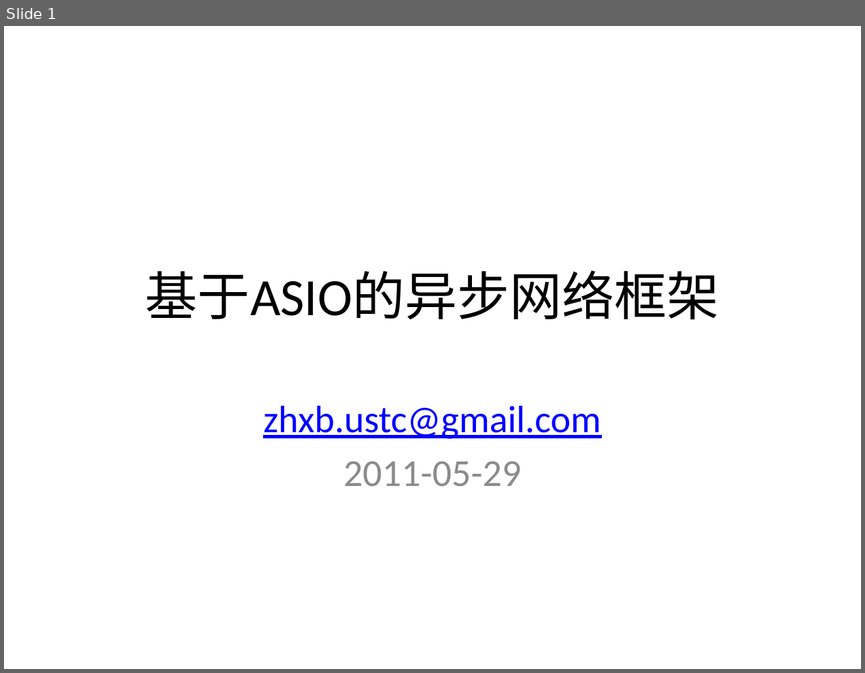
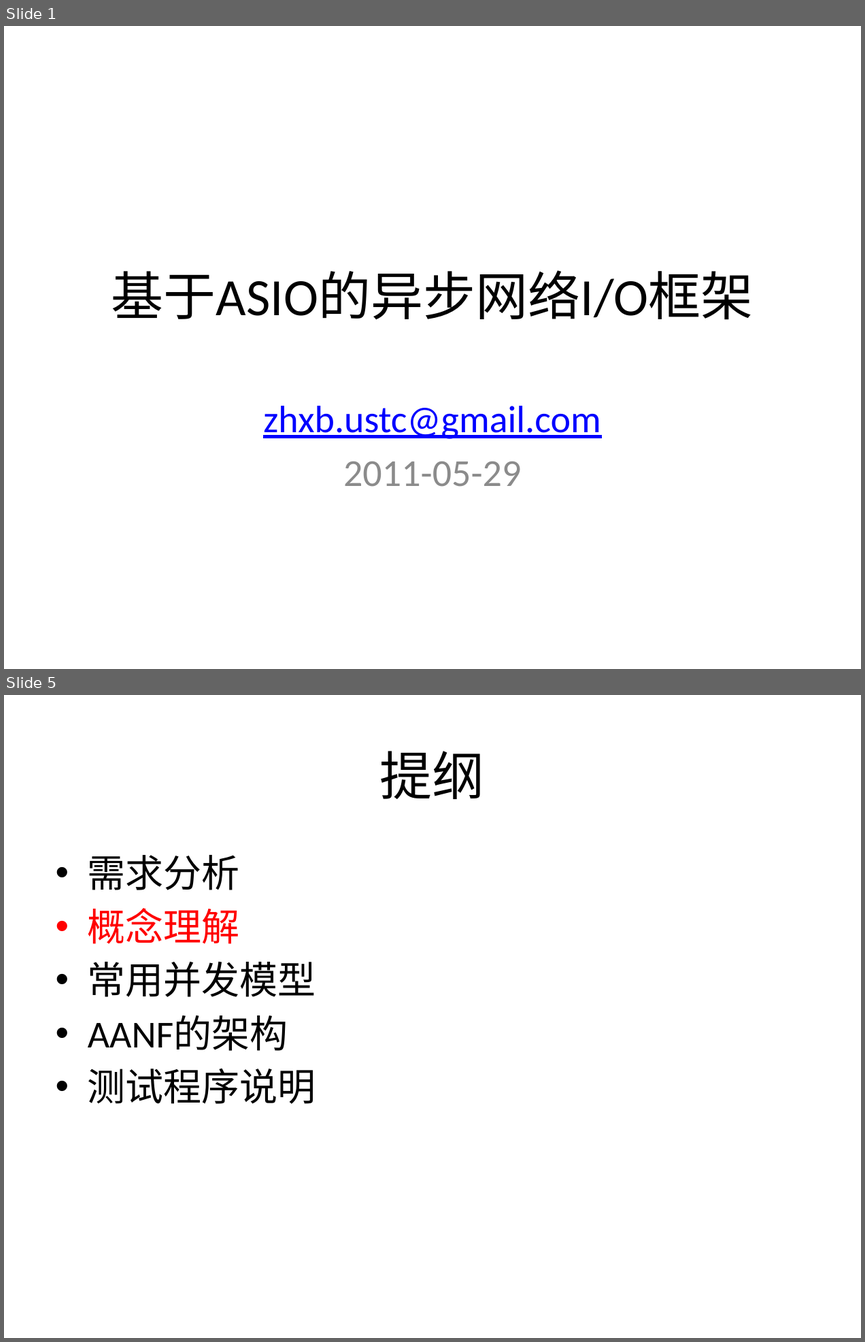
Before and after one commit to kkzhou/kknf, a slide deck: aanf/asio-based2/doc/asio-based AANF.pptx. Shown one above the other, each under a label of ours: slide 1 before the commit, slides 1 and 5 after it; the slides between them are not shown. The pictures are 865x673 and 865x1342 pixels, drawn with LibreOffice and Linux fonts; fonts in the diff are those of the drawing. Boxes give left, top, right and bottom in pixels: in the first picture for what was removed or moved away, otherwise in the second. Text is boxed around its words. In the diff, an @@ line names an element or a change of style, - is before the commit and + after.

```diff
--- a/aanf/asio-based2/doc/asio-based AANF.pptx
+++ b/aanf/asio-based2/doc/asio-based AANF.pptx
@@ slide 5 added at (4,695,861,1338), background #FFFFFF @@
@@ title added at (380,751,485,799), 44 pt, text #000000 @@
+提纲
@@ text added at (88,855,316,1104), 32 pt, text #000000 @@
+• 需求分析
+• 概念理解
+• 常用并发模型
+• AANF的架构
+• 测试程序说明
@@ slide 1 changed as well @@
@@ title at (111,270,753,320): text changed @@
-基于ASIO的异步网络框架
+基于ASIO的异步网络I/O框架
```
Also in this commit, not shown: 1 other slide changed, 26 other slides added, 3 slides removed.
